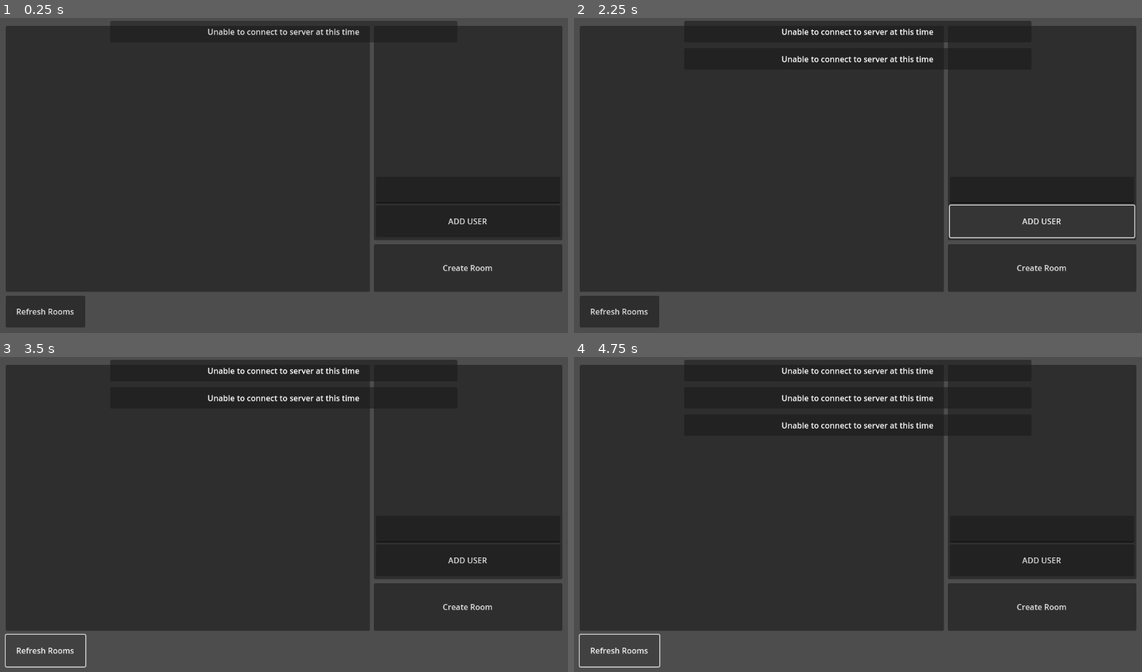
Above: before the commit, frames 1-4 (two rows, left to right).
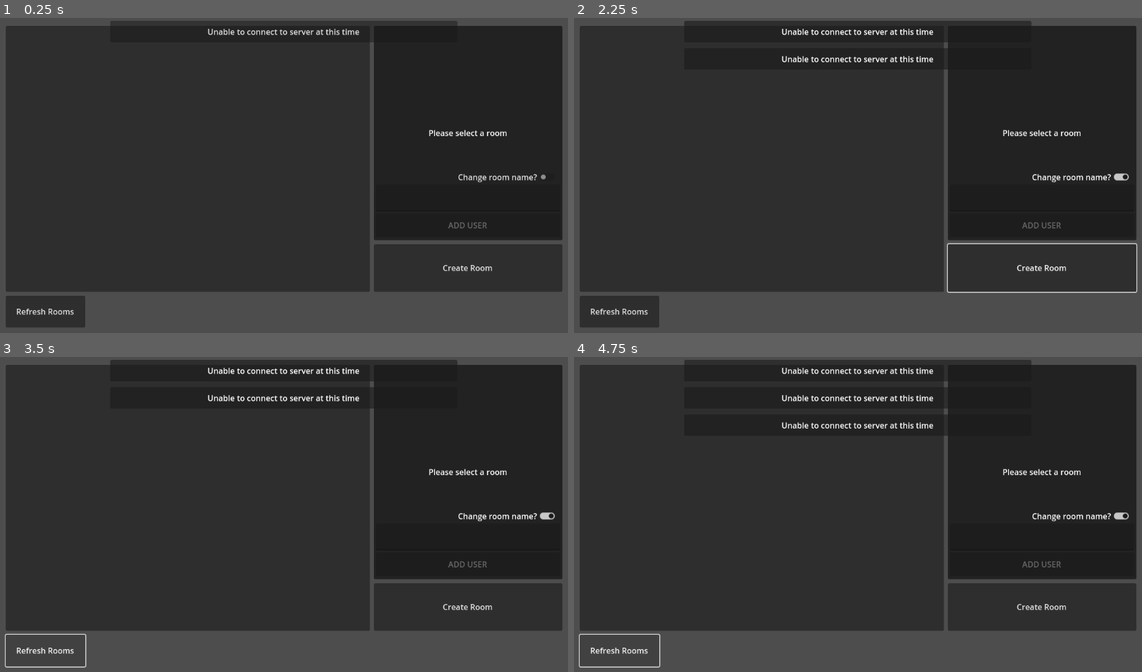
Above: after the commit, the same moments.

Repository: wha-qaq/multiplayer-client
Game: Godot game, scene res://Scenes/room_select.tscn
Two runs of this game, one before a commit and one after it. Both use one fixed random seed, a clock stepped at 60 frames per second and the inputs below. This scene is started directly instead of the project's main scene.
Inputs (mouse positions are in pixels of both pictures, inside the frame that each line leads up to):
- Up to frame 1 (0.25 s): no input
- Up to frame 2 (2.25 s): click (1079, 175) at 0.5 s, where only the run after the commit has a clickable "Change room name?"; click "Create Room" at 1.25 s; click "ADD USER" at 2 s
- Up to frame 3 (3.5 s): click "Refresh Rooms" at 2.75 s
- Up to frame 4 (4.75 s): tap Enter at 3.5 s; hold D (move_right) 3.53-4.28 s; tap Space at 4.25 s; hold S (move_down) from 4.28 s (still down)

The runs differ from the first frame. In frame 1, 0.4% of the frame differs, in the area x 75-97%, y 35-67%; in frame 2, 1.3%, in the area x 65-100%, y 35-88%; in frame 3, 0.4%; in frame 4, 0.4%.

Commit message:
Added More Error Messages (Part 1)

Diff:
--- a/Scenes/room_select.tscn
+++ b/Scenes/room_select.tscn
@@ -112,13 +112,13 @@
 anchor_right = 1.0
 anchor_bottom = 1.0
 offset_left = 4.0
-offset_top = -128.0
+offset_top = -112.0
 offset_right = -4.0
-offset_bottom = -128.0
+offset_bottom = -112.0
 grow_horizontal = 2
 
 [node name="change_permission" type="Button" parent="RoomDetails"]
-custom_minimum_size = Vector2(0, 64)
+custom_minimum_size = Vector2(0, 48)
 layout_mode = 1
 anchors_preset = -1
 anchor_top = 1.0
@@ -172,6 +172,40 @@
 anchor_bottom = 1.0
 grow_horizontal = 2
 grow_vertical = 2
+
+[node name="SelectPrompt" type="Label" parent="RoomDetails"]
+layout_mode = 1
+anchors_preset = 15
+anchor_right = 1.0
+anchor_bottom = 1.0
+grow_horizontal = 2
+grow_vertical = 2
+text = "Please select a room"
+horizontal_alignment = 1
+vertical_alignment = 1
+
+[node name="Panel" type="Panel" parent="RoomDetails/SelectPrompt"]
+show_behind_parent = true
+layout_mode = 1
+anchors_preset = 15
+anchor_right = 1.0
+anchor_bottom = 1.0
+grow_horizontal = 2
+grow_vertical = 2
+
+[node name="room_change_name" type="CheckButton" parent="RoomDetails"]
+layout_mode = 1
+anchors_preset = -1
+anchor_left = 1.0
+anchor_top = 1.0
+anchor_right = 1.0
+anchor_bottom = 1.0
+offset_top = -112.0
+offset_right = -8.0
+offset_bottom = -112.0
+grow_horizontal = 0
+grow_vertical = 0
+text = " Change room name?"
 
 [node name="RoomExample" type="Control" parent="."]
 visible = false
--- a/Source/UI/room_details.gd
+++ b/Source/UI/room_details.gd
@@ -53,7 +53,6 @@
 func reflect_change(details : Dictionary):
 	var changed = details.get("changed")
 	var permission = details.get("new_permission")
-	print(changed, permission)
 	if not (changed is Array):
 		return
 	if not (permission is bool):
--- a/Source/UI/room_select.gd
+++ b/Source/UI/room_select.gd
@@ -12,6 +12,8 @@
 
 @onready var room_container = $Rooms/Scrolling/Margin/Container
 
+@onready var select_prompt = $RoomDetails/SelectPrompt
+
 @onready var room_request : RequestHandler = RequestHandler.new()
 @onready var room_open : RequestHandler = RequestHandler.new()
 @onready var room_get : RequestHandler = RequestHandler.new()
@@ -24,9 +26,11 @@
 
 	if selected_room < 0:
 		room_initiate.text = "Create Room"
+		select_prompt.show()
 		return
 
 	room_initiate.text = "Join Room"
+	select_prompt.hide()
 	request_get_room(new_room)
 
 func populate_rooms(response):
@@ -66,9 +70,6 @@
 
 	create_room_button(room_name, id)
 
-func permission_changed(response):
-	room_details.reflect_change(response)
-
 func request_rooms():
 	return room_request.open_request_auth(ROOM_ACCESS)
 
@@ -93,7 +94,10 @@
 	var req = ROOM_PERM % [selected_room, allow.uri_encode()]
 	var headers = ["Content-Type: application/json"]
 	var body = JSON.stringify([username])
-	return room_post.open_request_auth(req, headers, HTTPClient.METHOD_POST, body)
+
+	var response = await room_post.request_block_auth(req, headers, HTTPClient.METHOD_POST, body)
+
+	room_details.reflect_change(response)
 
 func initiate_join_room(_socket : WebSocketPeer):
 	get_tree().change_scene_to_file("res://Scenes/main_room.tscn")
